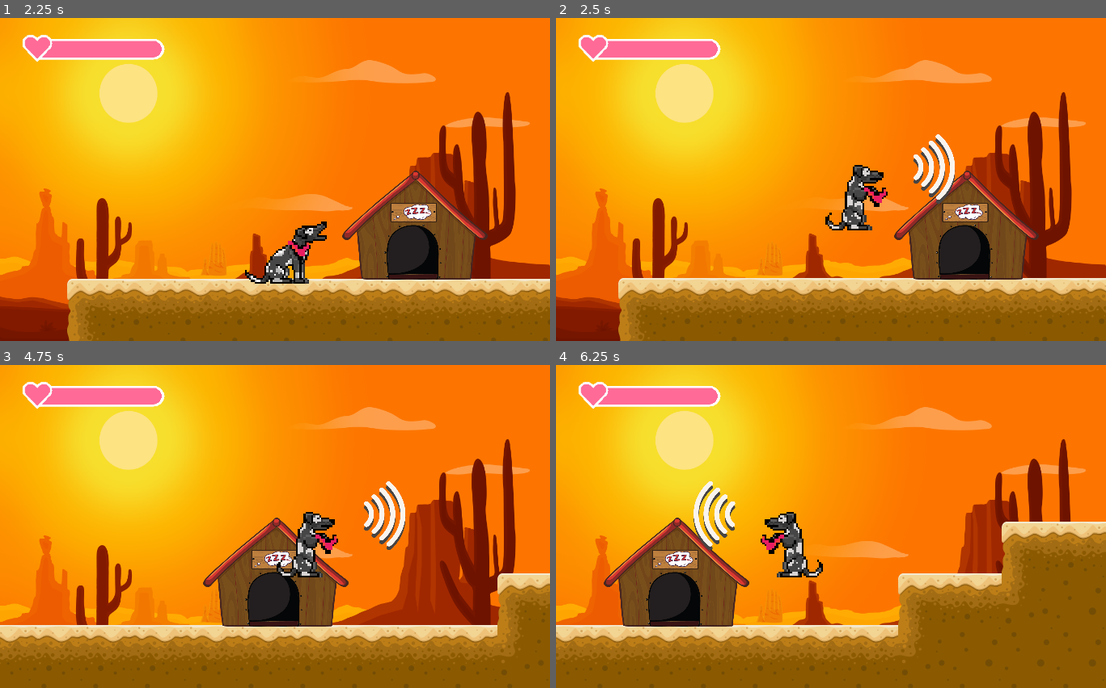
Above: before the commit, frames 1-4 (two rows, left to right).
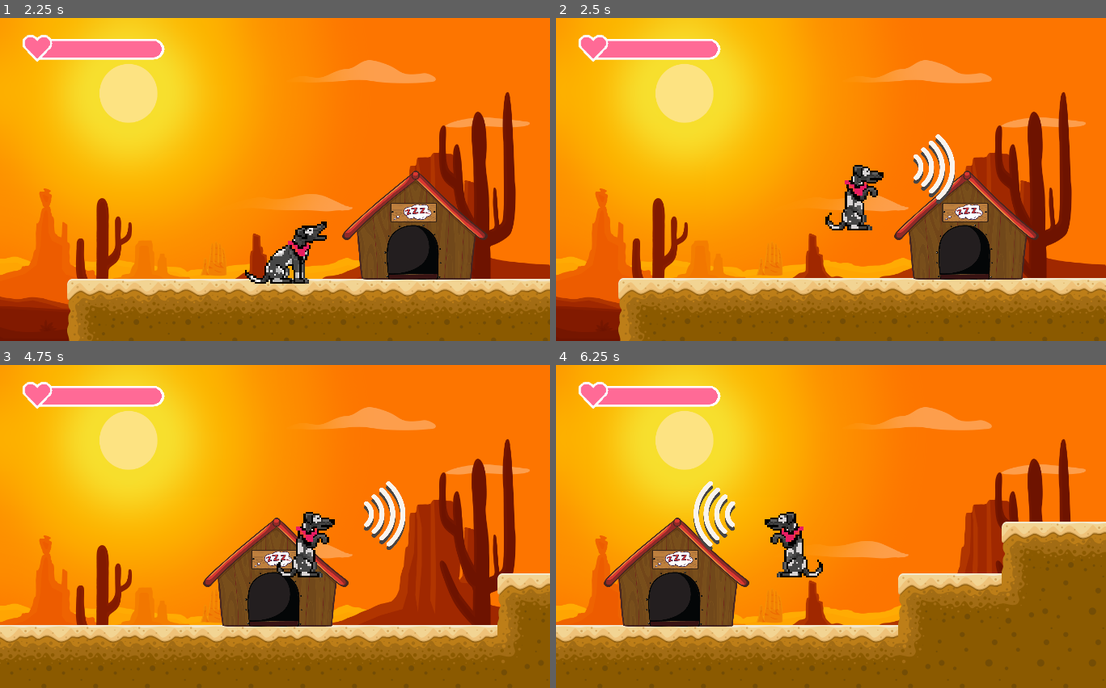
Above: after the commit, the same moments.

Repository: pabtorres/take-me-hoom
Game: Godot game, scene res://scenes/Menu.tscn
Same seed, same stepped clock (60 frames per second), same inputs: the game is played once before the commit and once after it.
Inputs:
- Up to frame 1 (2.25 s): click "New Game" at 0.5 s; click "Start Adventure" at 1.25 s; hold Right (right1) from 2.03 s (still down); hold B (attack1) from 2.03 s (still down)
- Up to frame 2 (2.5 s): keep holding Right (right1); keep holding B (attack1); tap Space (jump1) at 2.27 s
- Up to frame 3 (4.75 s): release B (attack1) at 2.78 s; tap S (awake) at 2.85 s; tap Space (jump1) at 3.02, 4.52 s; release Right (right1) at 3.53 s; hold Left (left1) 3.53-4.28 s; tap P (dark_place) at 3.6 s; hold Right (right1) from 4.28 s (still down); tap E (left2) at 4.35 s
- Up to frame 4 (6.25 s): hold R (right2) 5.03-5.78 s; tap Space (jump1) at 5.27, 6.02 s; release Right (right1) at 5.78 s; hold Left (left1) from 5.78 s (still down); tap D (sleep) at 5.85 s

Frame 1 is identical in both runs. In frame 2, 0.3% of the frame differs, in the area x 52-61%, y 50-59%; in frame 3, 0.3%; in frame 4, 0.3%.

Commit message:
Added death animation

Diff:
--- a/scenes/Player.tscn
+++ b/scenes/Player.tscn
@@ -74,6 +74,46 @@
 }
 
 [sub_resource type="Animation" id=3]
+resource_name = "Death"
+length = 2.5
+tracks/0/type = "value"
+tracks/0/path = NodePath("Sprite:frame")
+tracks/0/interp = 1
+tracks/0/loop_wrap = true
+tracks/0/imported = false
+tracks/0/enabled = true
+tracks/0/keys = {
+"times": PoolRealArray( 0, 0.4, 0.7, 1, 1.3, 1.6, 2 ),
+"transitions": PoolRealArray( 1, 1, 1, 1, 1, 1, 1 ),
+"update": 1,
+"values": [ 0, 143, 144, 145, 146, 147, 148 ]
+}
+tracks/1/type = "value"
+tracks/1/path = NodePath("Sprite/Scarf:position")
+tracks/1/interp = 1
+tracks/1/loop_wrap = true
+tracks/1/imported = false
+tracks/1/enabled = true
+tracks/1/keys = {
+"times": PoolRealArray( 0, 0.4 ),
+"transitions": PoolRealArray( 1, 1 ),
+"update": 1,
+"values": [ Vector2( -8, 7 ), Vector2( -8, 9 ) ]
+}
+tracks/2/type = "value"
+tracks/2/path = NodePath("Sprite/Scarf:rotation_degrees")
+tracks/2/interp = 1
+tracks/2/loop_wrap = true
+tracks/2/imported = false
+tracks/2/enabled = true
+tracks/2/keys = {
+"times": PoolRealArray( 0, 0.4 ),
+"transitions": PoolRealArray( 1, 1 ),
+"update": 1,
+"values": [ 0.0, -20.0 ]
+}
+
+[sub_resource type="Animation" id=4]
 length = 1.3
 loop = true
 tracks/0/type = "value"
@@ -113,7 +153,7 @@
 "values": [ 0.0 ]
 }
 
-[sub_resource type="Animation" id=4]
+[sub_resource type="Animation" id=5]
 length = 2.3
 tracks/0/type = "value"
 tracks/0/path = NodePath("Sprite:frame")
@@ -134,7 +174,7 @@
 tracks/1/imported = false
 tracks/1/enabled = true
 tracks/1/keys = {
-"times": PoolRealArray( 0, 0.2 ),
+"times": PoolRealArray( 0, 0.1 ),
 "transitions": PoolRealArray( 1, 1 ),
 "update": 1,
 "values": [ Vector2( -8, 7 ), Vector2( 2, 3 ) ]
@@ -334,7 +374,6 @@
 position = Vector2( -34.6352, -5.83498 )
 rotation = 0.408407
 shape = SubResource( 1 )
-disabled = true
 one_way_collision_margin = 0.0
 
 [node name="Sprite" type="Sprite" parent="Attack/CollisionShape2D"]
@@ -356,11 +395,12 @@
 
 [node name="AnimationPlayer" type="AnimationPlayer" parent="."]
 anims/Bark = SubResource( 2 )
-anims/Idle = SubResource( 3 )
-anims/Jump = SubResource( 4 )
-anims/OnAirBark = SubResource( 5 )
-anims/Run = SubResource( 6 )
-anims/Sleep = SubResource( 7 )
+anims/Death = SubResource( 3 )
+anims/Idle = SubResource( 4 )
+anims/Jump = SubResource( 5 )
+anims/OnAirBark = SubResource( 6 )
+anims/Run = SubResource( 7 )
+anims/Sleep = SubResource( 8 )
 
 [node name="Sprite" type="Sprite" parent="."]
 position = Vector2( -5.40934, 5.48001 )
@@ -368,16 +408,16 @@
 texture = ExtResource( 2 )
 vframes = 12
 hframes = 13
-frame = 66
+frame = 71
 
 [node name="Scarf" type="Sprite" parent="Sprite"]
-position = Vector2( -8, 7 )
+position = Vector2( 2, 3 )
 texture = ExtResource( 6 )
 
 [node name="CollisionShape2D2" type="CollisionShape2D" parent="."]
 position = Vector2( 0, 11.142 )
 z_as_relative = false
-shape = SubResource( 8 )
+shape = SubResource( 9 )
 
 [node name="CanvasLayer2" parent="." instance=ExtResource( 4 )]
 
--- a/scenes/Player1.tscn
+++ b/scenes/Player1.tscn
@@ -44,6 +44,9 @@
 }
 
 [sub_resource type="Animation" id=4]
+resource_name = "Death"
+
+[sub_resource type="Animation" id=5]
 length = 2.0
 loop = true
 tracks/0/type = "value"
@@ -174,11 +177,12 @@
 
 [node name="AnimationPlayer" type="AnimationPlayer" parent="."]
 anims/Bark = SubResource( 3 )
-anims/Idle = SubResource( 4 )
-anims/Jump = SubResource( 5 )
-anims/OnAirBark = SubResource( 6 )
-anims/Run = SubResource( 7 )
-anims/Sleep = SubResource( 8 )
+anims/Death = SubResource( 4 )
+anims/Idle = SubResource( 5 )
+anims/Jump = SubResource( 6 )
+anims/OnAirBark = SubResource( 7 )
+anims/Run = SubResource( 8 )
+anims/Sleep = SubResource( 9 )
 
 [node name="Sprite" type="Sprite" parent="."]
 position = Vector2( 4.548, 5.48001 )
@@ -186,12 +190,13 @@
 texture = ExtResource( 2 )
 vframes = 12
 hframes = 13
+frame = 5
 
 [node name="Area2D" type="Area2D" parent="."]
 
 [node name="CollisionShape2D" type="CollisionShape2D" parent="Area2D"]
 position = Vector2( 9.56699, 15.2205 )
-shape = SubResource( 9 )
+shape = SubResource( 10 )
 
 [node name="ProgressBar" type="ProgressBar" parent="."]
 margin_left = -24.0
--- a/scripts/Player1.gd
+++ b/scripts/Player1.gd
@@ -79,6 +79,8 @@
 			LevelManager.turn_to_night()
 		else:
 			LevelManager.turn_to_day()
+	if anim_name == "Death":
+		print("Te moriste :'(")
 
 func _physics_process(delta):
 
@@ -184,6 +186,9 @@
 func take_damage():
 	LevelManager.life_points-=25
 	$CanvasLayer/ProgressBar.value=LevelManager.life_points
+	if LevelManager.life_points <= 0:
+		anim_player.play("Death")
+		set_physics_process(false)
 
 
 func _on_Attack_body_entered(body: Node):
Not shown: 7 places in scenes/Player.tscn that only renumber resources
Not shown: 7 places in scenes/Player1.tscn that only renumber resources
